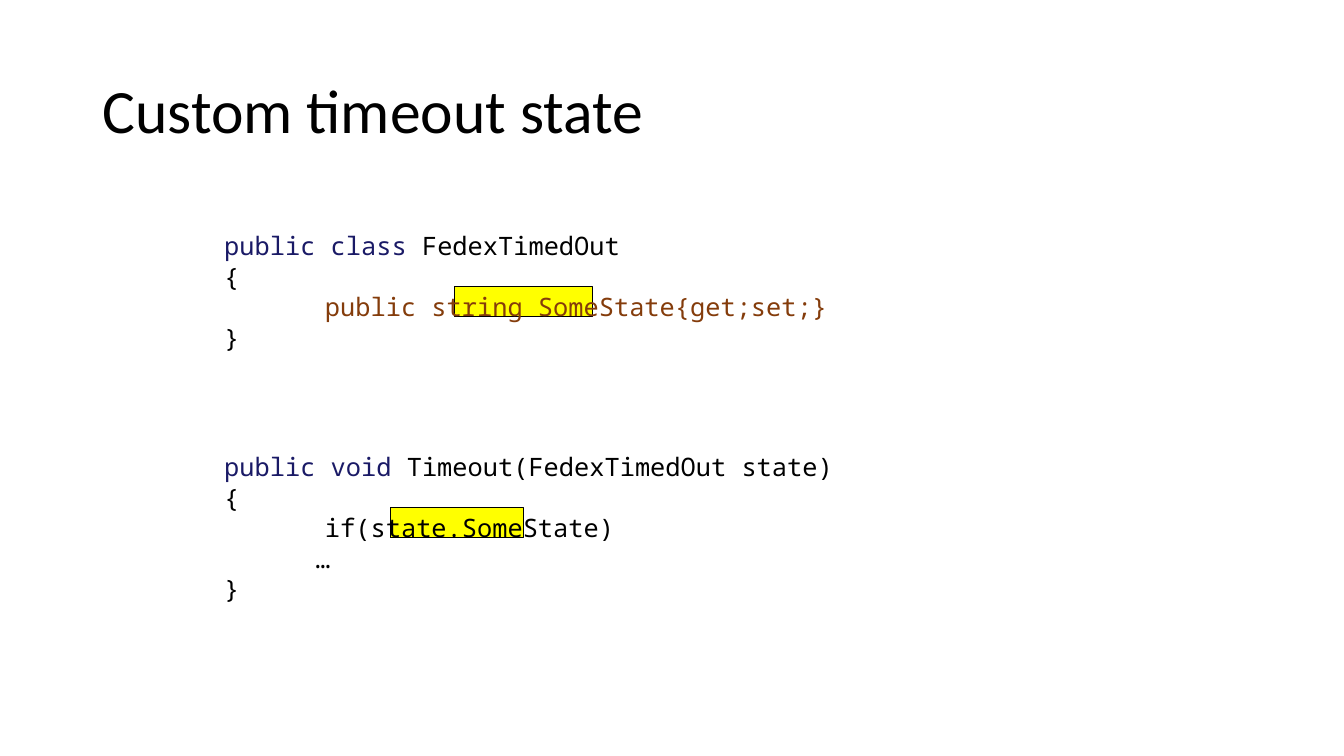
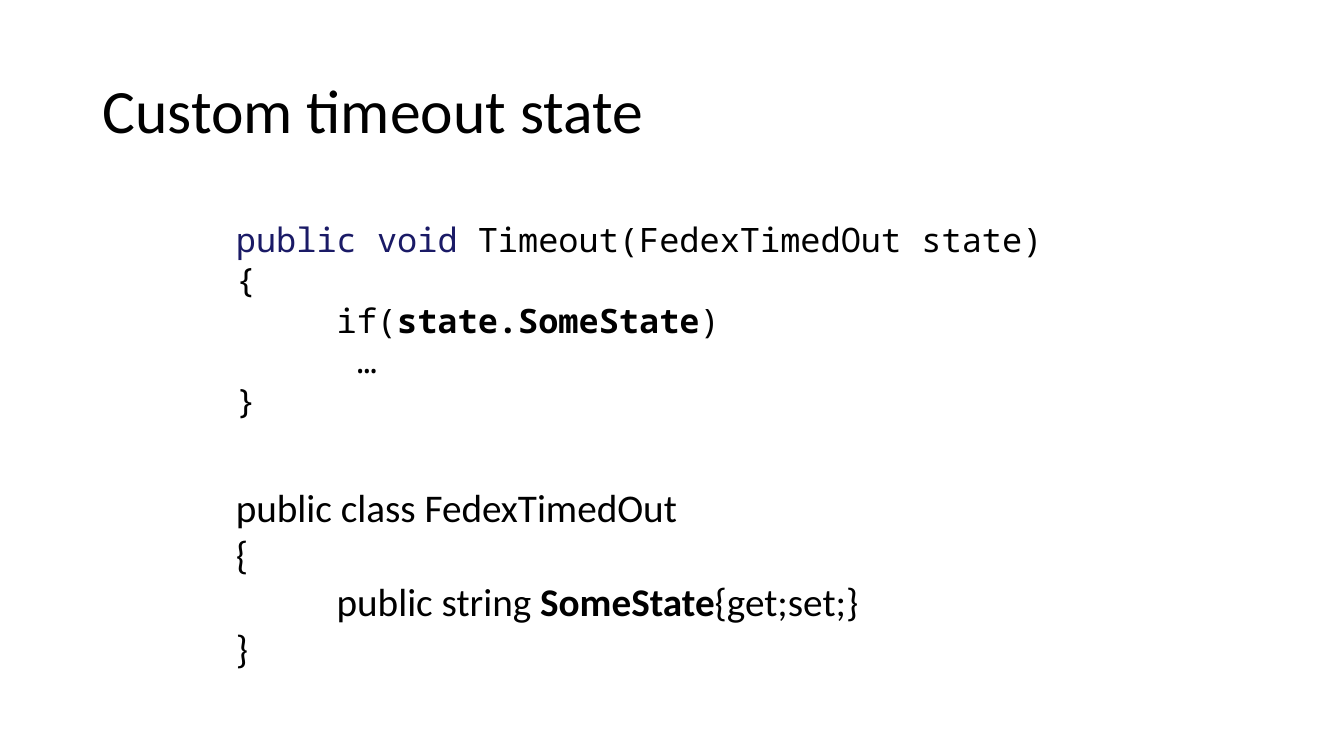
Before and after one commit to Particular/SagaMasterClass, a slide deck: slide 33 of SagaMasterClass.pptx. Drawn at 1344x756 pixels with LibreOffice and Linux fonts; fonts in the diff are those of the drawing. Boxes give left, top, right and bottom in pixels: in the first picture for what was removed or moved away, otherwise in the second. Text is boxed around its words. In the diff, an @@ line names an element or a change of style, - is before the commit and + after.

```diff
--- a/SagaMasterClass.pptx
+++ b/SagaMasterClass.pptx
@@ text "public void Timeout(FedexTimedOut state)": place and size @@
-text "public void Timeout(FedexTimedOut state)" at [224, 456, 833, 541]
+text "public void Timeout(FedexTimedOut state)" at [236, 226, 1042, 339]
@@ text "public void Timeout(FedexTimedOut state)" at [236, 226, 1042, 339]: size 18.1 to 24 pt; bold on in "if(state.SomeState)" @@
@@ rectangle removed at [455, 286, 593, 317] @@
@@ text "public class FedexTimedOut": place and size @@
-text "public class FedexTimedOut" at [224, 235, 827, 324]
+text "public class FedexTimedOut" at [236, 494, 858, 623]
@@ text "public class FedexTimedOut" at [236, 494, 858, 623]: size 18.1 to 28 pt, font Noto Sans Mono to Calibri; text colour #191966 to #000000 in "public class"; text colour #843C0B to #000000 in "public string SomeState{get;set;}"; bold on in "SomeState{get;set;}" @@
@@ rectangle removed at [390, 508, 523, 538] @@
```
Also in this commit, not shown: 6 other slides changed, 2 slides added, 2 slides removed.
